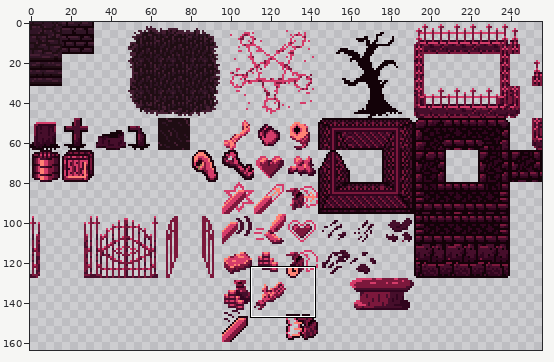
Two versions of one pixel-art file, ZarguufsGraveyardAdventure/Assets/Images/tilesheet1.aseprite. The first picture is a wide view before the edit; the outline marks the close-up.
Close-up. Before the edit:
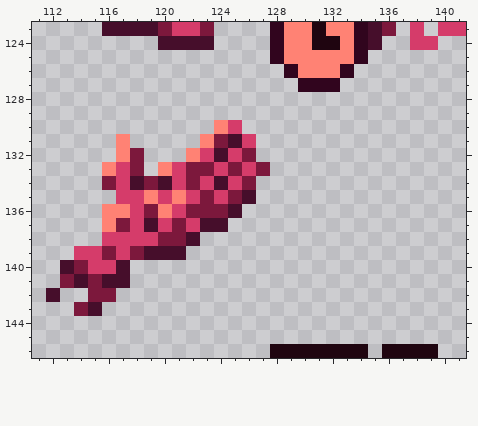
256x256 pixels, 1 frame. Shown: x 111..141, y 123..146. The wide view leaves out empty margins.
And afterwards:
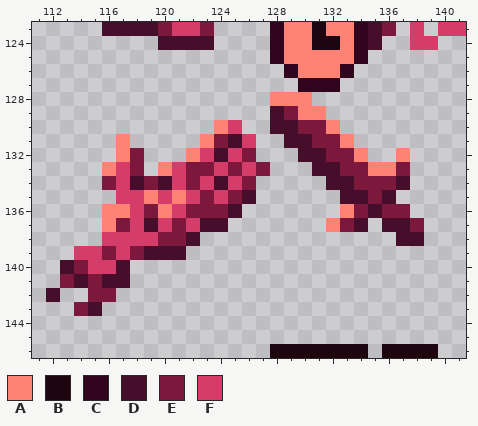
Palette (. is transparent): A #ff8274  B #1f0510  C #31051e  D #460e2b  E #7c183c  F #d53c6a
From old to new:
--- layer "Layer 1"
@@ x 126..140 @@
 127 ....CCC........
-128 ...............
-129 ...............
-130 ...............
-131 F..............
-132 E..............
-133 FE.............
-134 E..............
-135 D..............
-136 ...............
-137 ...............
-138 ...............
+128 ..AAA..........
+129 ..DEAA.........
+130 ..DDEEA........
+131 F..DDEEA.......
+132 E...DDEEA..A...
+133 FE...DDEEAAE...
+134 E.....DDEEED...
+135 D......DDED....
+136 .......AEDEE...
+137 ......AED.DDE..
+138 ...........DD..
 139 ...............
